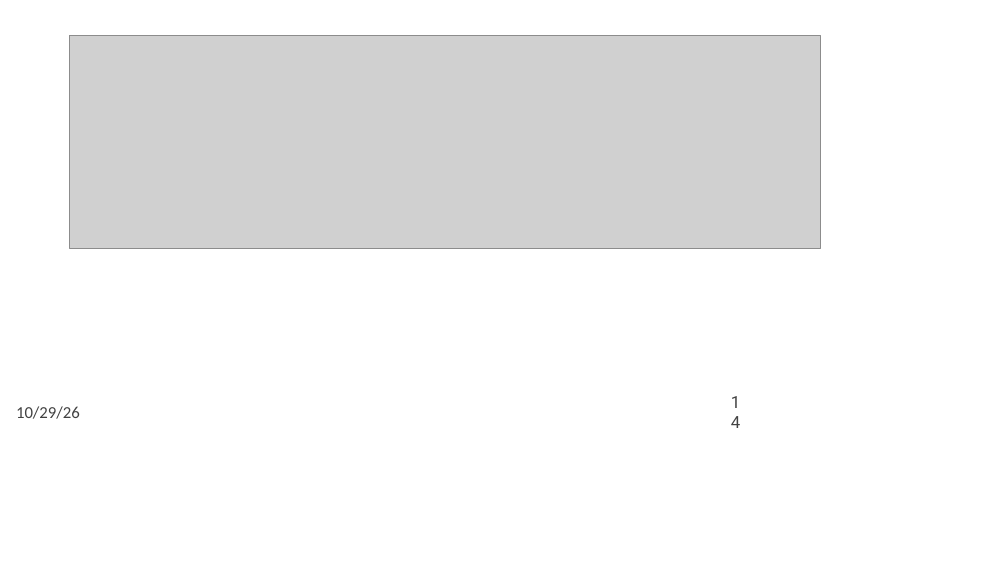
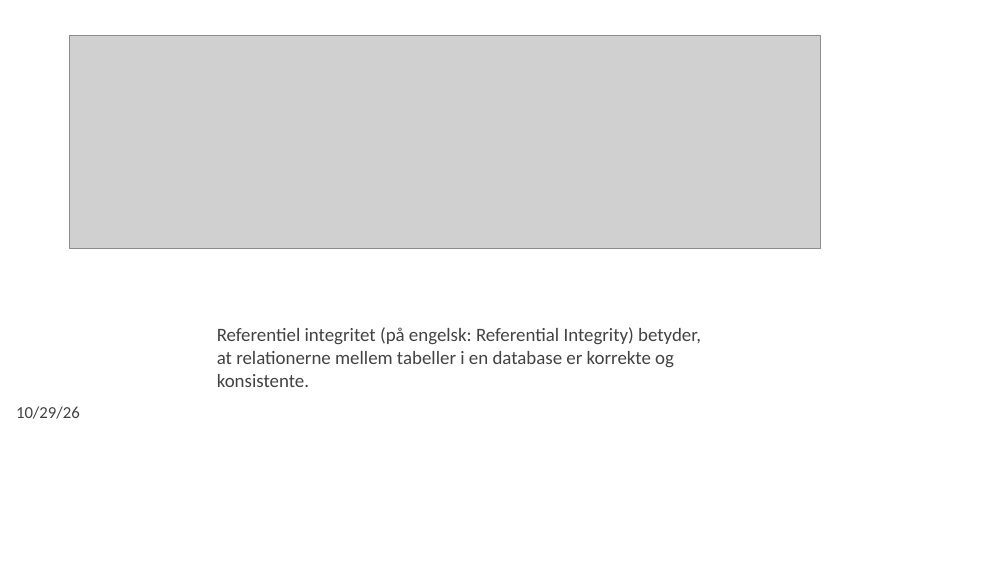
Before and after one commit to xiaoleibi/DMU26, a slide deck: slide 13 of DBPPT/DB Gang3 DataTyper.pptx (slide 14 before the commit). Drawn at 1008x567 pixels with LibreOffice and Linux fonts; fonts in the diff are those of the drawing; grey boxes stand for pictures. Boxes give left, top, right and bottom in pixels: in the first picture for what was removed or moved away, otherwise in the second. Text is boxed around its words. In the diff, an @@ line names an element or a change of style, - is before the commit and + after.

```diff
--- a/DBPPT/DB Gang3 DataTyper.pptx
+++ b/DBPPT/DB Gang3 DataTyper.pptx
@@ text added at bbox=[217, 327, 701, 387], 18 pt, text #424242 @@
+Referentiel integritet (på engelsk: Referential Integrity) betyder, at relationerne mellem tabeller i en database er korrekte og konsistente.
@@ page number removed at bbox=[721, 400, 748, 423] @@
-14
```
Also in this commit, not shown: 6 other slides changed, 2 slides removed, 2 other files.
